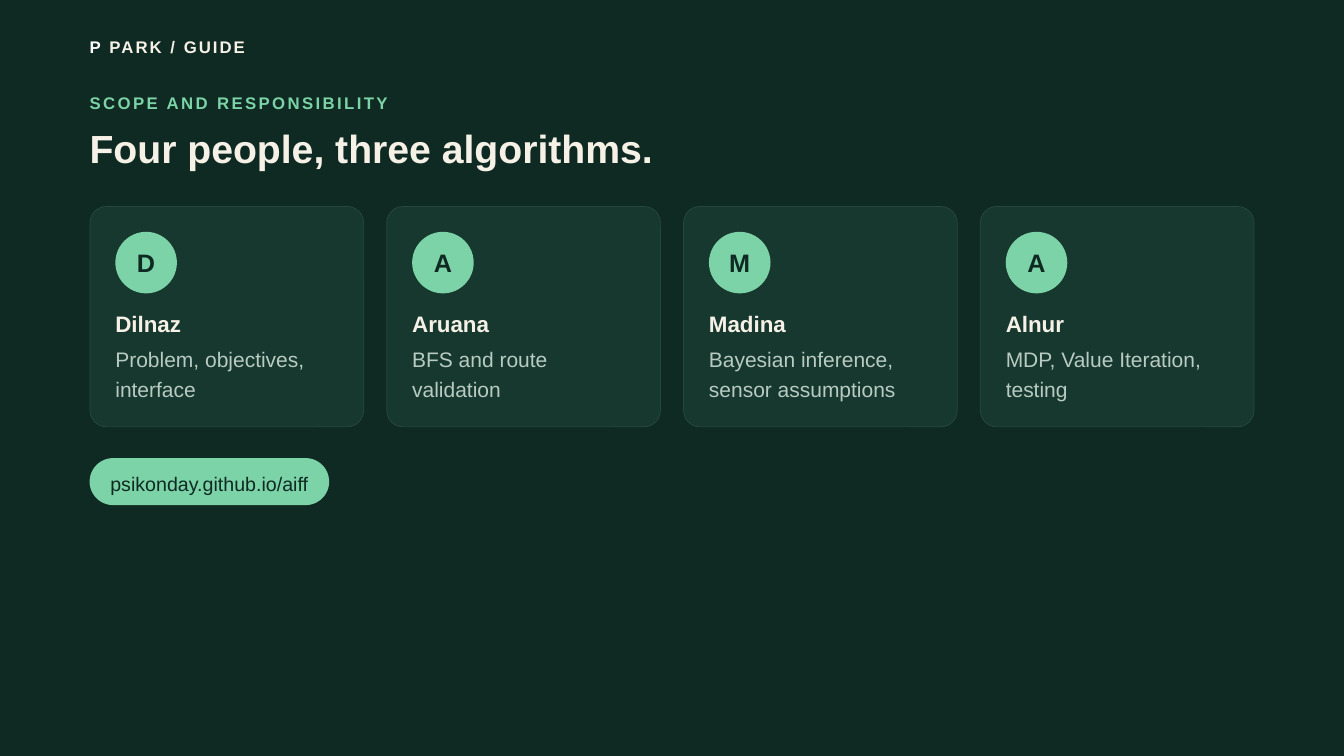
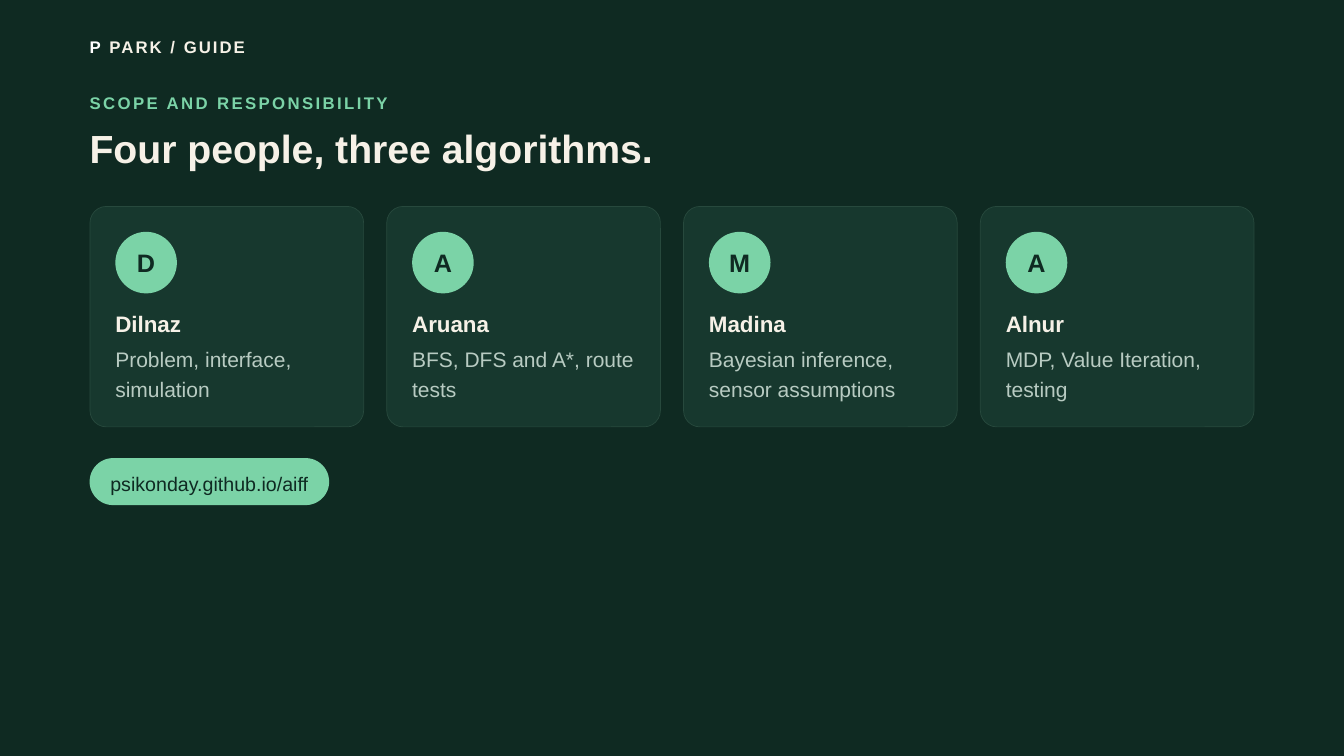
Before and after one commit to psikonday/aiff, a slide deck: slide 7 of docs/presentation.pptx. Drawn at 1344x756 pixels with LibreOffice and Linux fonts; fonts in the diff are those of the drawing. Boxes give left, top, right and bottom in pixels: in the first picture for what was removed or moved away, otherwise in the second. Text is boxed around its words. In the diff, an @@ line names an element or a change of style, - is before the commit and + after.

```diff
--- a/docs/presentation.pptx
+++ b/docs/presentation.pptx
@@ text at [115,352,291,397]: text changed @@
-Problem, objectives, interface
+Problem, interface, simulation
@@ text at [412,352,634,397]: text changed @@
-BFS and route validation
+BFS, DFS and A*, route tests
```
Also in this commit, not shown: 1 other slide changed, 17 other files.
